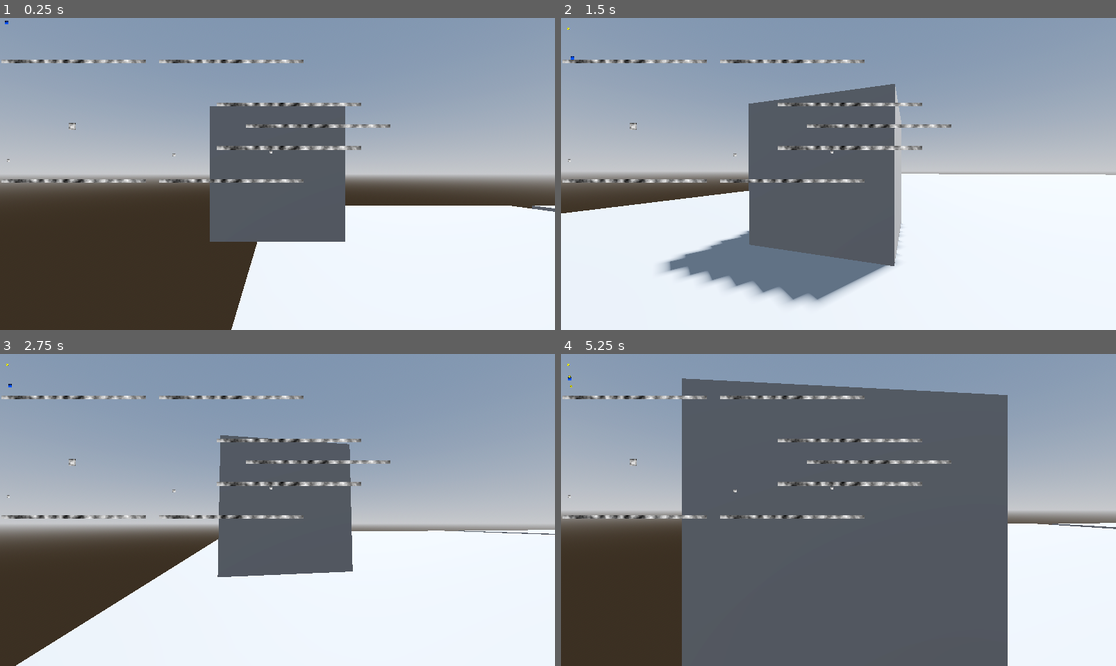
Above: before the commit, frames 1-4 (two rows, left to right).
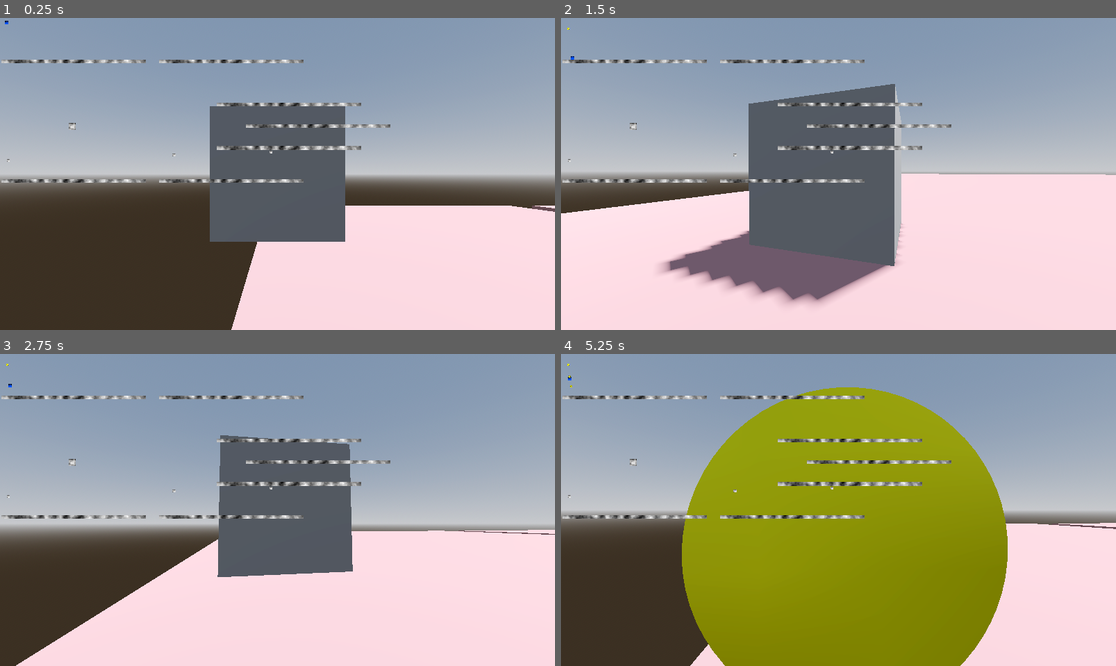
Above: after the commit, the same moments.

Repository: ruapotato/the-spacetime-platformer
Game: Godot game, scene res://space_time.tscn
The game is run twice, just before and just after one commit, with the same random seed, the same clock (stepped at 60 frames per second) and the same inputs.
Inputs (mouse positions are in pixels of both pictures, inside the frame that each line leads up to):
- Up to frame 1 (0.25 s): no input
- Up to frame 2 (1.5 s): tap Enter (ui_accept) at 0.5 s; move the mouse to (866, 174) at 0.52 s; hold W (forward) from 0.53 s (still down); click (866, 174) at 0.6 s; tap Space (jump) at 0.77 s; move the mouse to (810, 174) at 1.27 s; tap Mouse wheel up (zoom_in) at 1.35 s
- Up to frame 3 (2.75 s): keep holding W (forward); tap Space (jump) at 1.52 s; move the mouse to (288, 503) at 2.02 s; tap Mouse wheel down (zoom_out) at 2.1 s
- Up to frame 4 (5.25 s): keep holding W (forward); move the mouse to (832, 516) at 2.77 s; click (832, 516) at 2.85 s; tap Space (jump) at 3.02, 3.77, 4.52 s; move the mouse to (877, 513) at 3.52 s; tap Mouse wheel up (zoom_in) at 3.6 s; move the mouse to (794, 506) at 4.27 s; tap Mouse wheel down (zoom_out) at 4.35 s; move the mouse to (844, 510) at 5.02 s; click (844, 510) at 5.1 s

The runs differ from the first frame. In frame 1, 20% of the frame differs, in the area x 41-100%, y 60-100%; in frame 2, 30%; in frame 3, 29%; in frame 4, 60%, in the area x 21-100%, y 7-100%.

Commit message:
Recollect coins

Diff:
--- a/coin.gd
+++ b/coin.gd
@@ -2,6 +2,7 @@
 
 @onready var sprite = $Sprite2D
 @onready var body = $"."
+@onready var coloring = preload("res://native/coin.tres")
 
 var space_time
 var voxels
@@ -29,13 +30,15 @@
 	active_body = Area3D.new()
 	var new_box_sin = MeshInstance3D.new()
 	var new_box_shape = CollisionShape3D.new()
-	new_box_sin.mesh = BoxMesh.new()
+	new_box_sin.mesh = CylinderMesh.new()
 	new_box_shape.shape = BoxShape3D.new()
 
 
-	new_box_sin.mesh.size.x = float(sprite.texture.width)/world_scale * 2
-	new_box_sin.mesh.size.y = float(sprite.texture.height)/world_scale * 2
-	new_box_sin.mesh.size.z = 1
+	new_box_sin.mesh.top_radius    = float(sprite.texture.width)/world_scale
+	new_box_sin.mesh.bottom_radius = float(sprite.texture.height)/world_scale
+	new_box_sin.mesh.height = 1
+	new_box_sin.set_surface_override_material(0,coloring)
+	new_box_sin.rotate_x(PI/2)
 	new_box_shape.shape.size.x = float(sprite.texture.width)/world_scale * 2
 	new_box_shape.shape.size.y = float(sprite.texture.height)/world_scale * 2
 	new_box_shape.shape.size.z = 1
--- /dev/null
+++ b/native/coin.tres
@@ -0,0 +1,6 @@
+[gd_resource type="StandardMaterial3D" format=3 uid="uid://cyaeia3f02sq4"]
+
+[resource]
+albedo_color = Color(1, 1, 0, 1)
+metallic = 0.62
+roughness = 0.39
--- /dev/null
+++ b/native/gound.tres
@@ -0,0 +1,4 @@
+[gd_resource type="StandardMaterial3D" format=3 uid="uid://cmf3inuid8v2s"]
+
+[resource]
+albedo_color = Color(0.654902, 0.466667, 0.466667, 1)
--- /dev/null
+++ b/native/john.tres
@@ -0,0 +1,4 @@
+[gd_resource type="StandardMaterial3D" format=3 uid="uid://cdfswj6tq6twr"]
+
+[resource]
+albedo_color = Color(0, 0.286275, 0.890196, 1)
--- a/space_time_obj.gd
+++ b/space_time_obj.gd
@@ -1,4 +1,6 @@
 extends Node2D
+
+@onready var ground_coloring = preload("res://native/gound.tres")
 
 var space_time
 var voxels
@@ -52,6 +54,8 @@
 		new_box_sin.mesh.size.x = float(sprite.texture.width)/world_scale * 2
 		new_box_sin.mesh.size.y = float(sprite.texture.height)/world_scale * 2
 		new_box_sin.mesh.size.z = space_time.render_range * 2
+		new_box_sin.set_surface_override_material(0,ground_coloring)
+
 		new_box_shape.shape.size.x = float(sprite.texture.width)/world_scale * 2
 		new_box_shape.shape.size.y = float(sprite.texture.height)/world_scale * 2
 		new_box_shape.shape.size.z = space_time.render_range * 2
